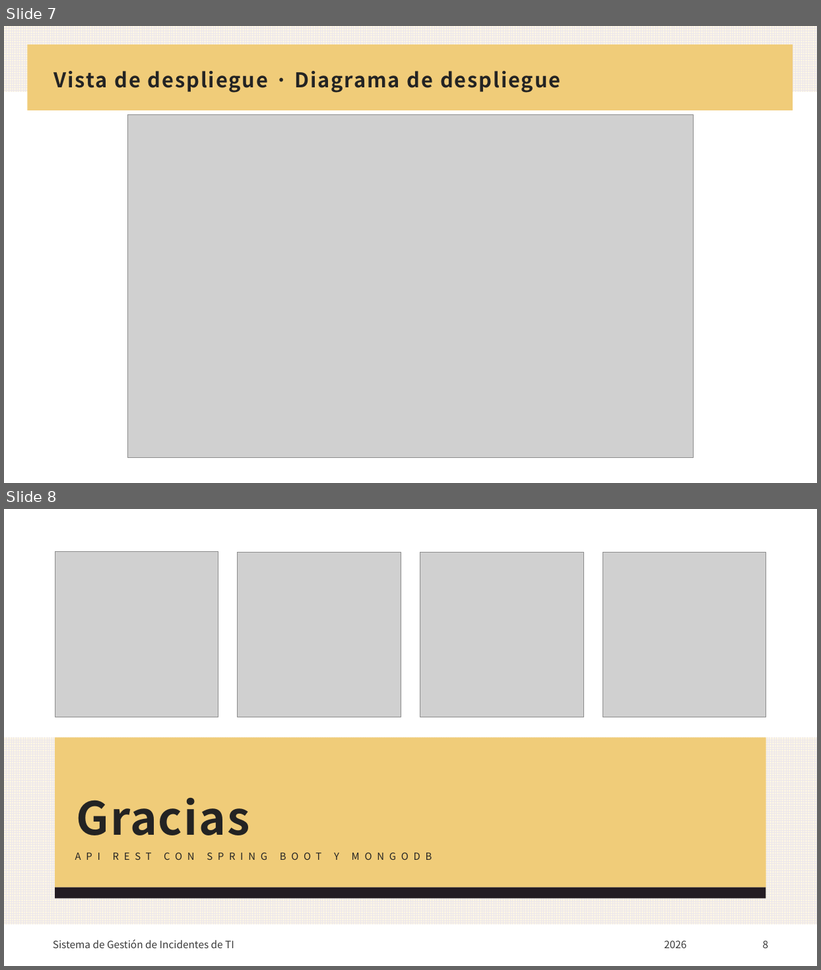
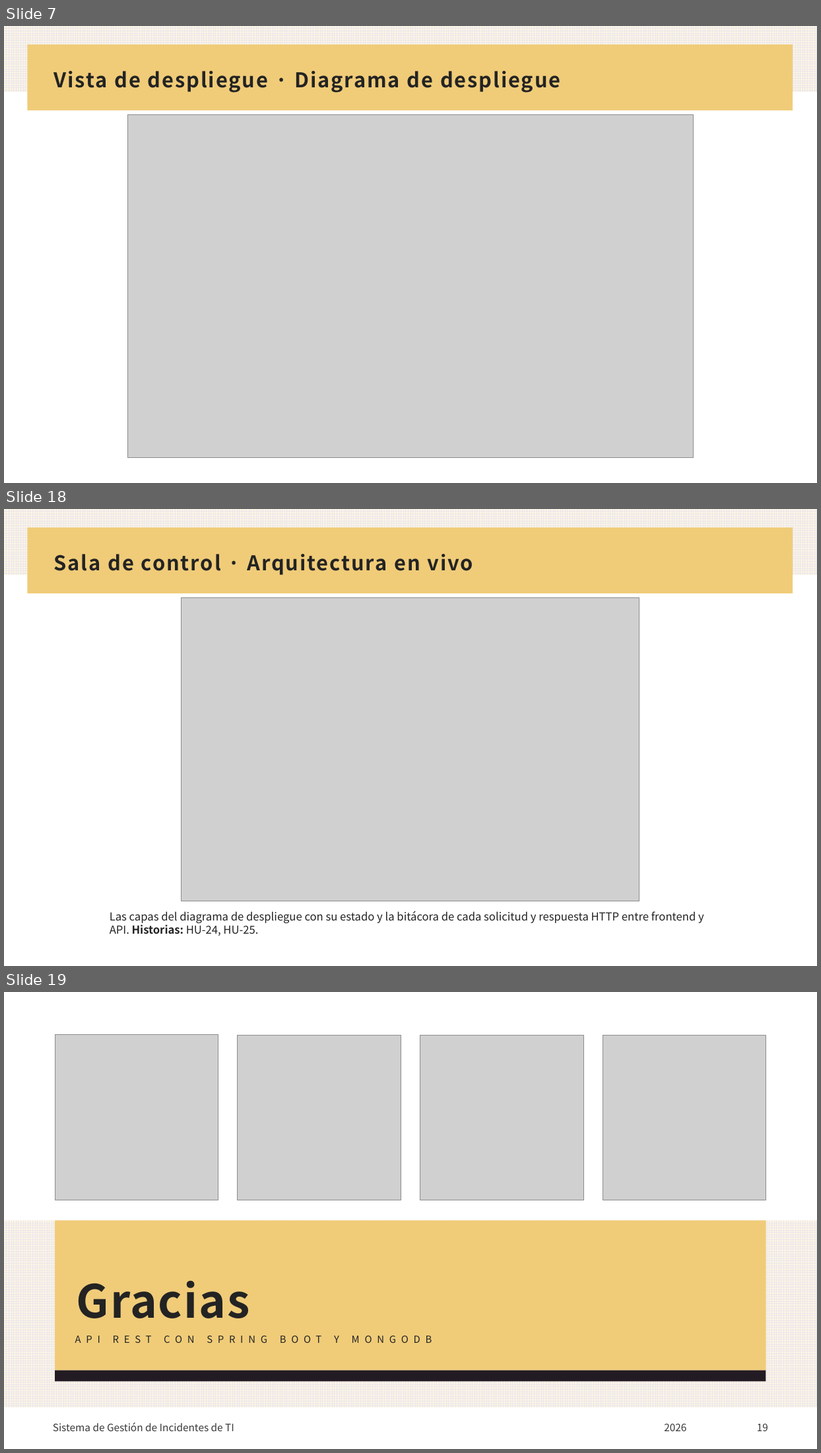
Before and after one commit to Hurtado43/Backend-Gestion-de-incidentes, a slide deck: docs/Presentacion - Sistema de Gestion de Incidentes de TI.pptx. Shown one above the other, each under a label of ours: slides 7 and 8 before the commit, slides 7, 18 and 19 after it; the slides between them are not shown. The pictures are 821x970 and 821x1453 pixels, drawn with LibreOffice and Linux fonts; fonts in the diff are those of the drawing; grey boxes stand for pictures. Boxes give left, top, right and bottom in pixels: in the first picture for what was removed or moved away, otherwise in the second. Text is boxed around its words. In the diff, an @@ line names an element or a change of style, - is before the commit and + after.

Commit message:
Presentación con historias de usuario y capturas de la sala de control
Agrega el resumen por épica, las 25 historias, un ejemplo con criterios de
aceptación (HU-19) y una diapositiva por pantalla con las historias que cubre.

```diff
--- a/docs/Presentacion - Sistema de Gestion de Incidentes de TI.pptx
+++ b/docs/Presentacion - Sistema de Gestion de Incidentes de TI.pptx
@@ slide 18 added at <box>4,509,817,966</box>, background #FFFFFF; not listed: 2 template elements that a slide beside it also shows @@
@@ title added at <box>54,554,474,575</box>, 24 pt, text #232323, bold @@
+Sala de control · Arquitectura en vivo
@@ picture added at <box>182,597,640,901</box> @@
@@ text added at <box>110,911,704,936</box>, 13 pt, text #232323 @@
+Las capas del diagrama de despliegue con su estado y la bitácora de cada solicitud y respuesta HTTP entre frontend y API. Historias: HU‑24, HU‑25.
@@ what was slide 8 is now slide 19 @@
@@ page number at <box>757,1424,768,1432</box>: text changed @@
-8
+19
```
Also in this commit, not shown: 10 other slides added.
